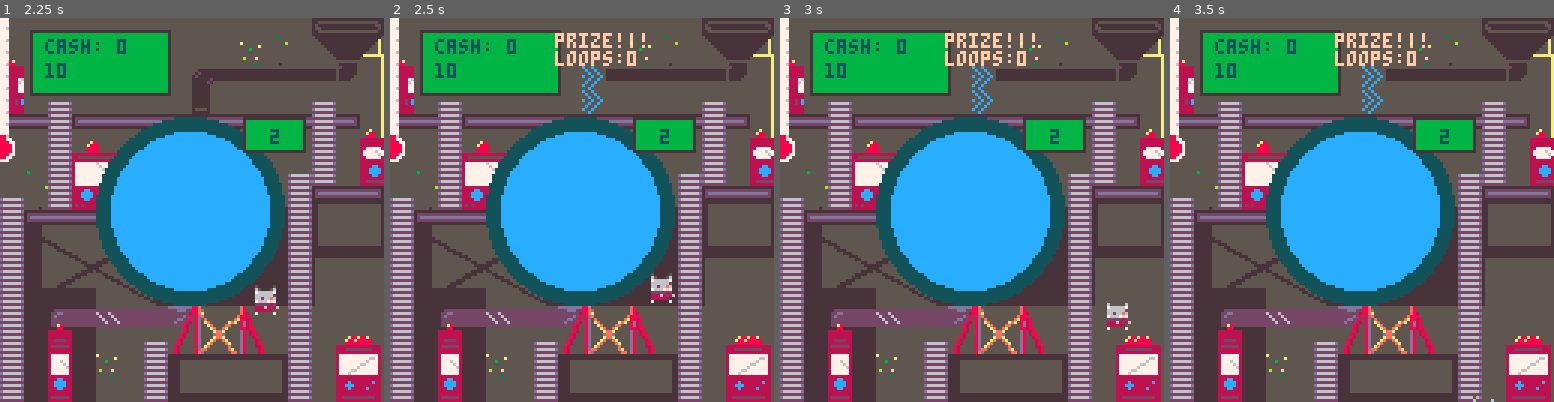
Above: before the commit, frames 1-4 (left to right).
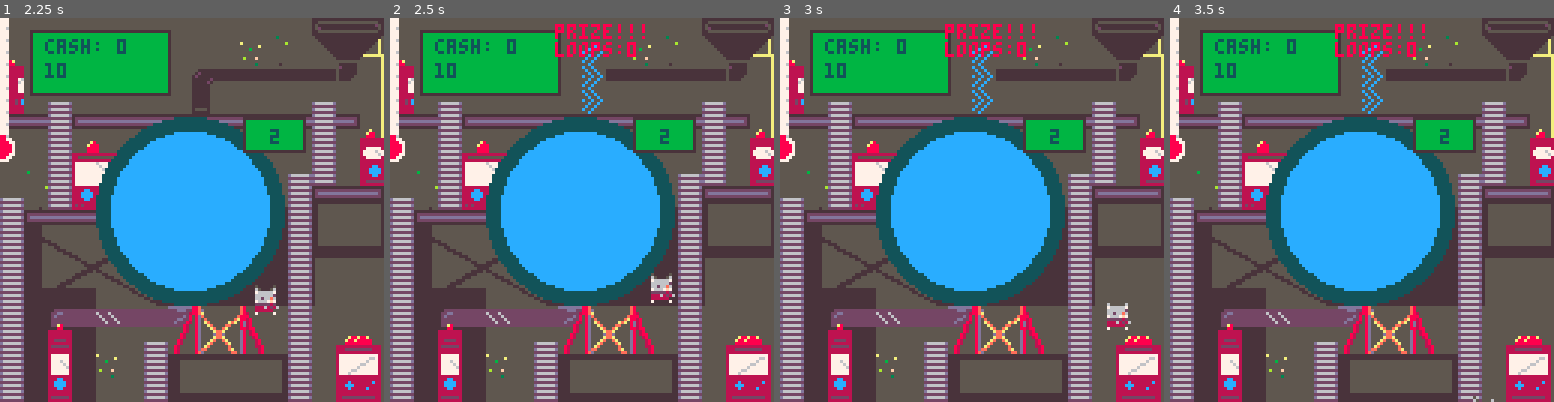
Above: after the commit, the same moments.

Repository: keatontate/gmtk-jam-2025
Game: PICO-8 cartridge src/loop-game.p8
Same seed, same stepped clock (60 frames per second), same inputs: the game is played once before the commit and once after it.
Inputs:
- Up to frame 1 (2.25 s): tap X (X key) at 0.33, 1.07, 1.85 s; tap O (Z key) at 0.7, 1.7, 2.1 s; hold Right 1.6-2.1 s; hold Up from 2.15 s (still down)
- Up to frame 2 (2.5 s): release Up at 2.42 s; hold Right from 2.47 s (still down)
- Up to frame 3 (3 s): keep holding Right; tap O (Z key) at 2.5, 2.9 s; tap X (X key) at 2.97 s
- Up to frame 4 (3.5 s): release Right at 3.03 s; hold Left from 3.08 s (still down); tap O (Z key) at 3.3 s

Frame 1 is identical in both runs. In frame 2, 1.3% of the frame differs, in the area x 42-67%, y 1-13%; in frame 3, 1.3%; in frame 4, 1.3%.

Commit message:
First attempt at a looper, it's so hackable though

Diff:
--- a/src/character.lua
+++ b/src/character.lua
@@ -7,7 +7,8 @@
   flip_x = false,
   actively_climbing=false,
   w = 8,
-  h = 8
+  h = 8,
+  prevx = 63
 }
 
 debug_msg = ""
@@ -214,10 +215,23 @@
   if (pl.y > 128) pl.y = 83
 
 
-  -- temp sell
+  -- temp sell (i'll leave it for fun)
   if (btn(4) and btn(5)) then
     sell(1)
   end
+
+  -- prize logic
+  local loop_flag = 7
+  if fget(get_tile(pl.x, pl.y), loop_flag) then
+    -- get character velocity
+    if (pl.x > pl.prevx) then
+      loop_right()
+    elseif (pl.x < pl.prevx) then
+      loop_left()
+    end
+  end
+
+  pl.prevx = pl.x
 
 end
 
--- a/src/loop-game.p8
+++ b/src/loop-game.p8
@@ -111,7 +111,7 @@
 00000000000000000000000000500000000a00a00000000000000000000000000000000000000000000000000000000000000000000000000000000000000000
 __gff__
 0000000000000002000101010401000000000000000000020000000004000000000000000000000808040000040000000000000000000008080400040100000000000000000000080804000400000000000000000000000000000001000000000000000405000000000000000000000000000004050000000000000000000000
-0000000401000000000000000000000000000001000000000000000000000000000000800000000000000000000000000000000000000000000000000000000000000000000000000000000000000000000000000000000000000000000000000000000000000000000000000000000000000000000000000000000000000000
+0000000401000000000000000000000000000001000000000000000000000000000000808000000000000000000000000000000000000000000000000000000000000000000000000000000000000000000000000000000000000000000000000000000000000000000000000000000000000000000000000000000000000000
 __map__
 1b0000000000000000000021005657583c000000000000000000000000000000000000000000000000000000000000000000000000000000000000000000000000000000000000000000000000000000000000000000000000000000000000000000000000000000000000000000000000000000000000000000000000000000
 2b0000000000000000003032006667683c000000000000000000000000000000000000000000000000000000000000000000000000000000000000000000000000000000000000000000000000000000000000000000000000000000000000000000000000000000000000000000000000000000000000000000000000000000
--- a/src/prize.lua
+++ b/src/prize.lua
@@ -11,9 +11,18 @@
 prize_prob = 1
 prize_going = false
 
+function loop_left()
+  prize_loops -= 1/5
+end
+
+function loop_right()
+  prize_loops += 1/5
+end
+
 function spawn_prize()
 
   -- set a prize indicator thing
+  mset(8, 1, 163)
   mset(8, 2, 163)
   mset(8, 3, 163)
 
@@ -35,8 +44,9 @@
 
 
 function draw_prizes()
+  local prize_color = 13
   if prize_going then
-    print("prize!!!", 55, 5)
-    print("loops:" .. prize_loops, 55, 11)
+    print("prize!!!", 55, 2, prize_color)
+    print("loops:" .. prize_loops, 55, 8, prize_color)
   end
 end
Not shown, changed: documentation/dev.md
